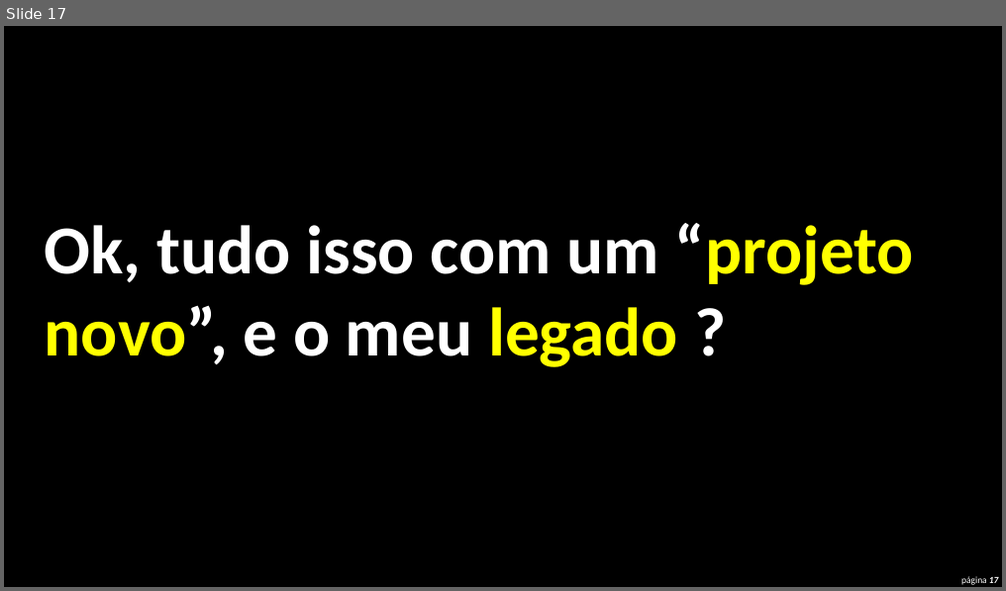
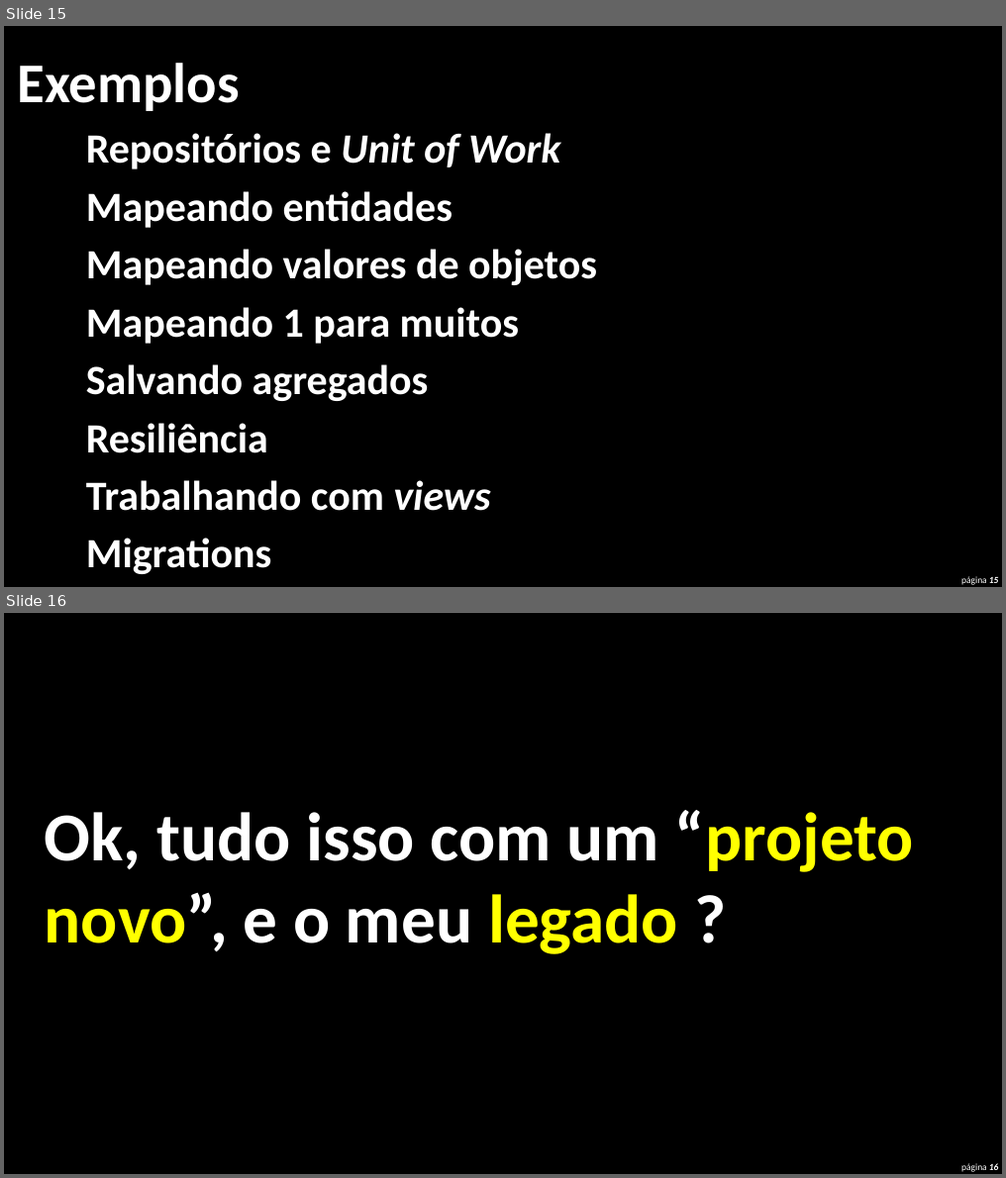
Before and after one commit to RSNUG-ORG/rsnug-6, a slide deck: RSNUG6.pptx. Shown one above the other, each under a label of ours: slide 17 before the commit, slides 15 and 16 after it. The pictures are 1006x591 and 1006x1178 pixels, drawn with LibreOffice and Linux fonts; fonts in the diff are those of the drawing. Boxes give left, top, right and bottom in pixels: in the first picture for what was removed or moved away, otherwise in the second. Text is boxed around its words. In the diff, an @@ line names an element or a change of style, - is before the commit and + after.

```diff
--- a/RSNUG6.pptx
+++ b/RSNUG6.pptx
@@ slide 15 added at [4,26,1002,587], background #000000 @@
@@ text added at [17,63,239,111], 54 pt, text #FFFFFF, bold @@
+Exemplos
@@ text added at [86,133,560,170], 40 pt, text #FFFFFF, bold @@
+Repositórios e Unit of Work
@@ text added at [86,191,452,228], 40 pt, text #FFFFFF, bold @@
+Mapeando entidades
@@ text added at [86,249,597,285], 40 pt, text #FFFFFF, bold @@
+Mapeando valores de objetos
@@ text added at [86,307,519,344], 40 pt, text #FFFFFF, bold @@
+Mapeando 1 para muitos
@@ text added at [86,365,429,401], 40 pt, text #FFFFFF, bold @@
+Salvando agregados
@@ text added at [86,423,268,454], 40 pt, text #FFFFFF, bold @@
+Resiliência
@@ text added at [86,480,491,511], 40 pt, text #FFFFFF, bold @@
+Trabalhando com views
@@ text added at [86,538,271,574], 40 pt, text #FFFFFF, bold @@
+Migrations
@@ page number added at [961,576,999,585], 9 pt, text #FFFFFF @@
+página 15
@@ what was slide 17 is now slide 16 @@
@@ page number at [961,1163,999,1172]: text changed @@
-página 17
+página 16
```
Also in this commit, not shown: 7 slides changed, 2 slides removed, 8 other files.
